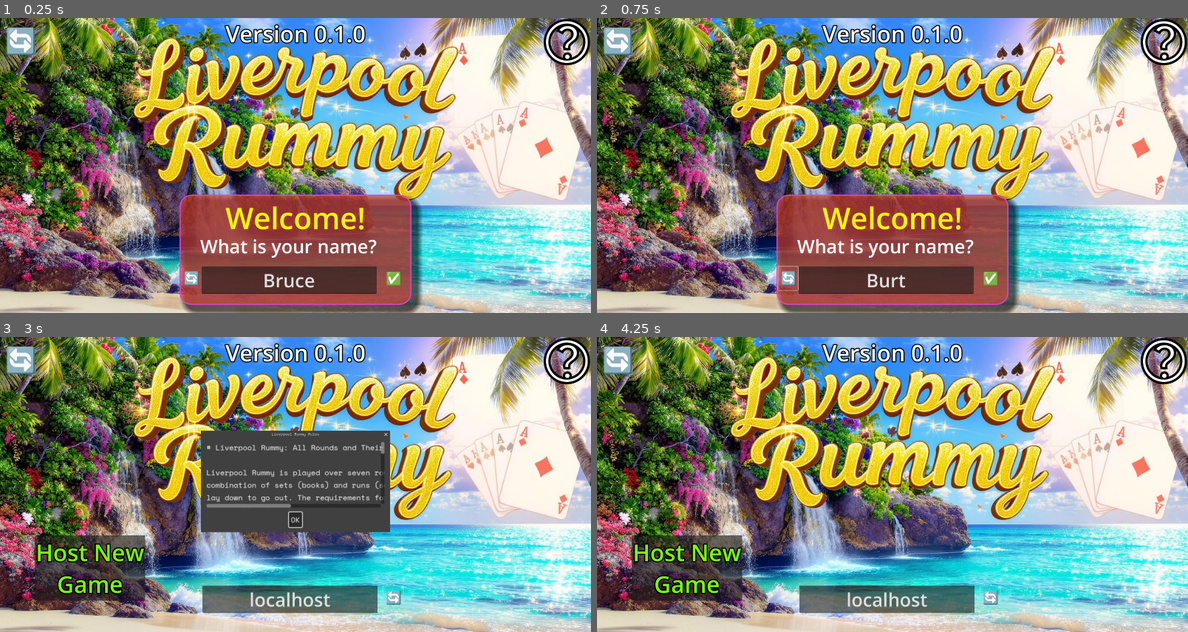
Above: before the commit, frames 1-4 (two rows, left to right).
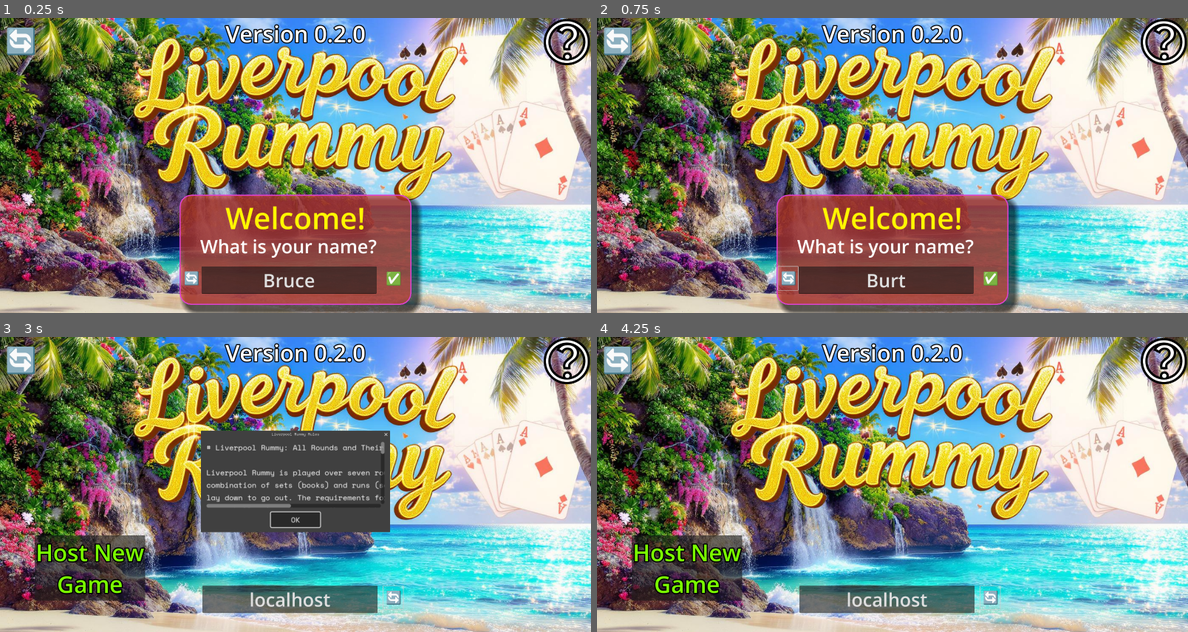
Above: after the commit, the same moments.

Repository: gmlewis/godot-liverpool-rummy
Game: Godot game, scene res://scenes/title_page_ui.tscn
The game is run twice, just before and just after one commit, with the same random seed, the same clock (stepped at 60 frames per second) and the same inputs.
Inputs (mouse positions are in pixels of both pictures, inside the frame that each line leads up to):
- Up to frame 1 (0.25 s): no input
- Up to frame 2 (0.75 s): click "🔄" at 0.5 s
- Up to frame 3 (3 s): click "✅" at 1.25 s; click "🔄" at 2 s; click (567, 360) at 2.75 s
- Up to frame 4 (4.25 s): click "OK" at 3.5 s

The runs differ from the first frame. In frame 1, 0.1% of the frame differs, in the area x 56-59%, y 2-9%; in frame 2, 0.1%; in frame 3, 0.2%, in the area x 45-59%, y 2-65%; in frame 4, 0.1%.

Commit message:
Start adding meld boxes
Signed-off-by: Glenn Lewis <6598971+gmlewis@users.noreply.github.com>

Diff:
--- a/global.gd
+++ b/global.gd
@@ -64,7 +64,7 @@
 
 @onready var playing_cards_control: Control = $"/root/RootNode/PlayingCardsControl"
 
-const VERSION = '0.1.0'
+const VERSION = '0.2.0'
 const GAME_PORT = 7000
 const DISCOVERY_PORT = 8910
 const MAX_PLAYERS = 10
@@ -137,7 +137,7 @@
 	stock_pile_position = screen_center + Vector2(-screen_size.x * 0.05, screen_size.y * 0.1)
 	discard_pile_position = screen_center + Vector2(screen_size.x * 0.05, screen_size.y * 0.1)
 	player_hand_y_position = screen_size.y * 0.9
-	player_hand_x_start = screen_size.x * 0.1 # Start at 10% of the screen width
+	player_hand_x_start = screen_size.x * 0.5 # Start at 50% of the screen width
 	player_hand_x_end = screen_size.x * 0.9 # End at 90% of the screen width
 
 func reset_game():
--- a/players/01-dumb_bot.gd
+++ b/players/01-dumb_bot.gd
@@ -4,7 +4,8 @@
 # The DumpBot can actually win due to its intelligent discard.
 
 func get_bot_name() -> String:
-	return 'Dumb %s' % bot_id
+	# return 'Dumb %s' % bot_id
+	return '%s' % bot_id
 
 func _on_new_discard_state_entered() -> void:
 	if not is_my_turn: return
--- a/players/02-stingy_bot.gd
+++ b/players/02-stingy_bot.gd
@@ -6,7 +6,8 @@
 # It never attmpts to buy a card from the discard pile.
 
 func get_bot_name() -> String:
-	return 'Stingy %s' % bot_id
+	# return 'Stingy %s' % bot_id
+	return '%s' % bot_id
 
 func _on_new_discard_state_entered() -> void:
 	if not is_my_turn: return
--- a/players/03-generous_bot.gd
+++ b/players/03-generous_bot.gd
@@ -5,7 +5,8 @@
 # It never attmpts to buy a card from the discard pile.
 
 func get_bot_name() -> String:
-	return 'Generous %s' % bot_id
+	# return 'Generous %s' % bot_id
+	return '%s' % bot_id
 
 func _on_new_discard_state_entered() -> void:
 	if not is_my_turn: return
--- a/players/04-basic_bot.gd
+++ b/players/04-basic_bot.gd
@@ -3,7 +3,8 @@
 # This bot makes a best attempt at building the current round's hand.
 
 func get_bot_name() -> String:
-	return 'Basic %s' % bot_id
+	# return 'Basic %s' % bot_id
+	return '%s' % bot_id
 
 func _on_new_discard_state_entered() -> void:
 	Global.dbg("BOT('%s'): ENTER _on_new_discard_state_entered()" % get_bot_name())
--- a/players/player.tscn
+++ b/players/player.tscn
@@ -15,8 +15,9 @@
 offset_left = -119.0
 offset_top = -166.0
 offset_right = 118.0
+offset_bottom = 15.0
 theme_override_constants/outline_size = 6
-theme_override_font_sizes/normal_font_size = 35
+theme_override_font_sizes/normal_font_size = 50
 text = "Grandmother Willow"
 horizontal_alignment = 1
 vertical_alignment = 1
@@ -43,6 +44,7 @@
 text_overrun_behavior = 3
 
 [node name="TurnIndicatorRect" type="ColorRect" parent="."]
+visible = false
 z_index = -1
 anchors_preset = 8
 anchor_left = 0.5
@@ -62,7 +64,9 @@
 metadata/_edit_use_anchors_ = true
 
 [node name="BuyIndicatorSprite2D" type="Sprite2D" parent="."]
+visible = false
 texture = ExtResource("3_wu7mp")
 
 [node name="MeldIndicatorSprite2D" type="Sprite2D" parent="."]
+visible = false
 texture = ExtResource("4_60y4r")
--- /dev/null
+++ b/rounds/fuzzyrect.gdshader
@@ -0,0 +1,19 @@
+shader_type canvas_item;
+
+uniform float border_width : hint_range(0.0, 50.0) = 40.0;
+uniform vec4 border_color : source_color = vec4(0.5, 0.5, 0.5, 0.5);
+
+void fragment() {
+    vec2 size = 1.0 / TEXTURE_PIXEL_SIZE;
+    vec2 uv = UV * size;
+
+    // Check if we're within the border area
+    bool in_border = (uv.x < border_width || uv.x > size.x - border_width ||
+                      uv.y < border_width || uv.y > size.y - border_width);
+
+    if (in_border) {
+        COLOR = border_color;
+    } else {
+        COLOR = vec4(0.0, 0.0, 0.0, 0.0); // Fully transparent
+    }
+}
--- a/rounds/round_1.tscn
+++ b/rounds/round_1.tscn
@@ -1,6 +1,12 @@
-[gd_scene load_steps=2 format=3 uid="uid://dd0vu47oxmnsf"]
+[gd_scene load_steps=4 format=3 uid="uid://dd0vu47oxmnsf"]
 
 [ext_resource type="Texture2D" uid="uid://fhwna4tyu5om" path="res://backgrounds/dc70a2a7-4b6d-405d-8335-fb80d6e62311.jpeg" id="1_xf23r"]
+[ext_resource type="Shader" uid="uid://dj1sits4mc06j" path="res://rounds/fuzzyrect.gdshader" id="2_1ihhj"]
+
+[sub_resource type="ShaderMaterial" id="ShaderMaterial_u3pxr"]
+shader = ExtResource("2_1ihhj")
+shader_parameter/border_width = 10.0
+shader_parameter/border_color = Color(0.5, 0.5, 0.5, 0.5)
 
 [node name="Round1" type="Control"]
 layout_mode = 3
@@ -37,3 +43,11 @@
 theme_override_font_sizes/font_size = 83
 text = "Round 1: Two books of three (6 cards)"
 horizontal_alignment = 1
+
+[node name="ColorRect" type="ColorRect" parent="."]
+material = SubResource("ShaderMaterial_u3pxr")
+layout_mode = 0
+offset_left = 56.0
+offset_top = 995.0
+offset_right = 556.0
+offset_bottom = 1395.0
--- a/scenes/title_page_ui.tscn
+++ b/scenes/title_page_ui.tscn
@@ -342,6 +342,7 @@
 content_scale_factor = 2.0
 auto_translate = false
 theme = SubResource("Theme_hppme")
+ok_button_text = "    OK    "
 
 [node name="ScrollContainer" type="ScrollContainer" parent="RulesButton/RulesAcceptDialog"]
 offset_left = 8.0
Not shown, added: rounds/fuzzyrect.gdshader.uid
